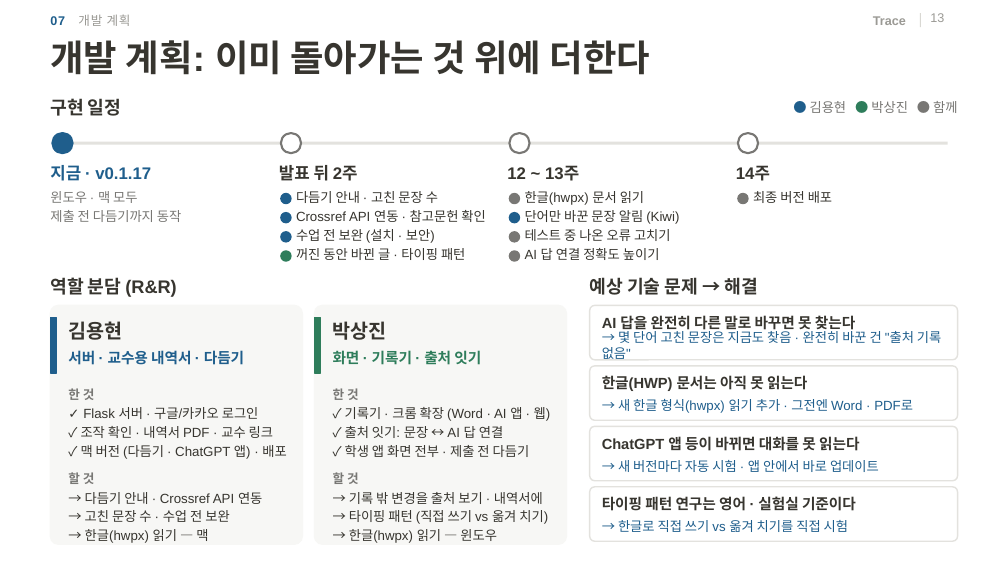
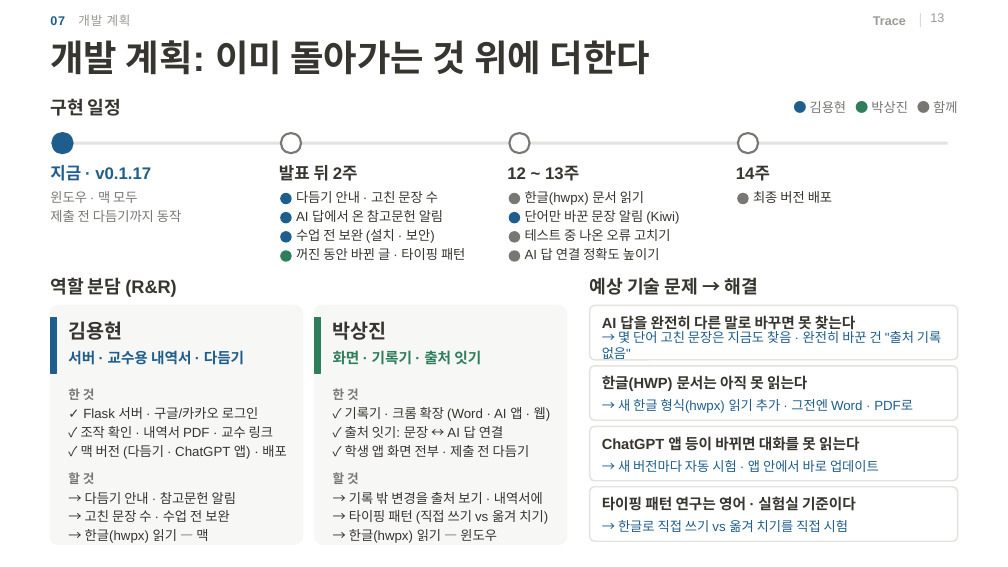
Before and after one commit to 20233014-KYH/trace, a slide deck: slide 13 of deck/중간발표_김용현.pptx. Drawn at 1008x567 pixels with LibreOffice and Linux fonts; fonts in the diff are those of the drawing; background and template pictures are left out. Boxes give left, top, right and bottom in pixels: in the first picture for what was removed or moved away, otherwise in the second. Text is boxed around its words. In the diff, an @@ line names an element or a change of style, - is before the commit and + after.

```diff
--- a/deck/중간발표_김용현.pptx
+++ b/deck/중간발표_김용현.pptx
@@ text at <box>296,210,443,222</box>: text changed @@
-Crossref API 연동 · 참고문헌 확인
+AI 답에서 온 참고문헌 알림
@@ text at <box>85,492,236,504</box>: text changed @@
-→ 다듬기 안내 · Crossref API 연동
+→ 다듬기 안내 · 참고문헌 알림
```
Also in this commit, not shown: 4 other files.
